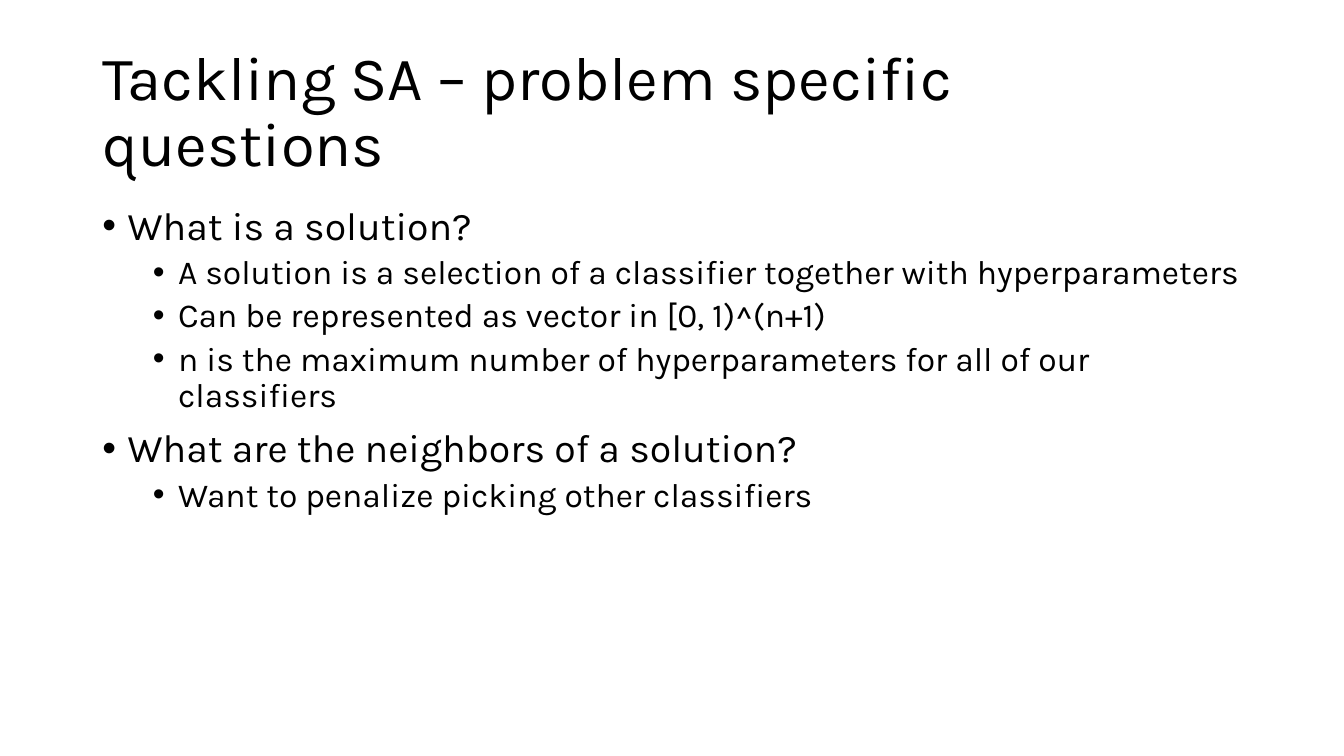
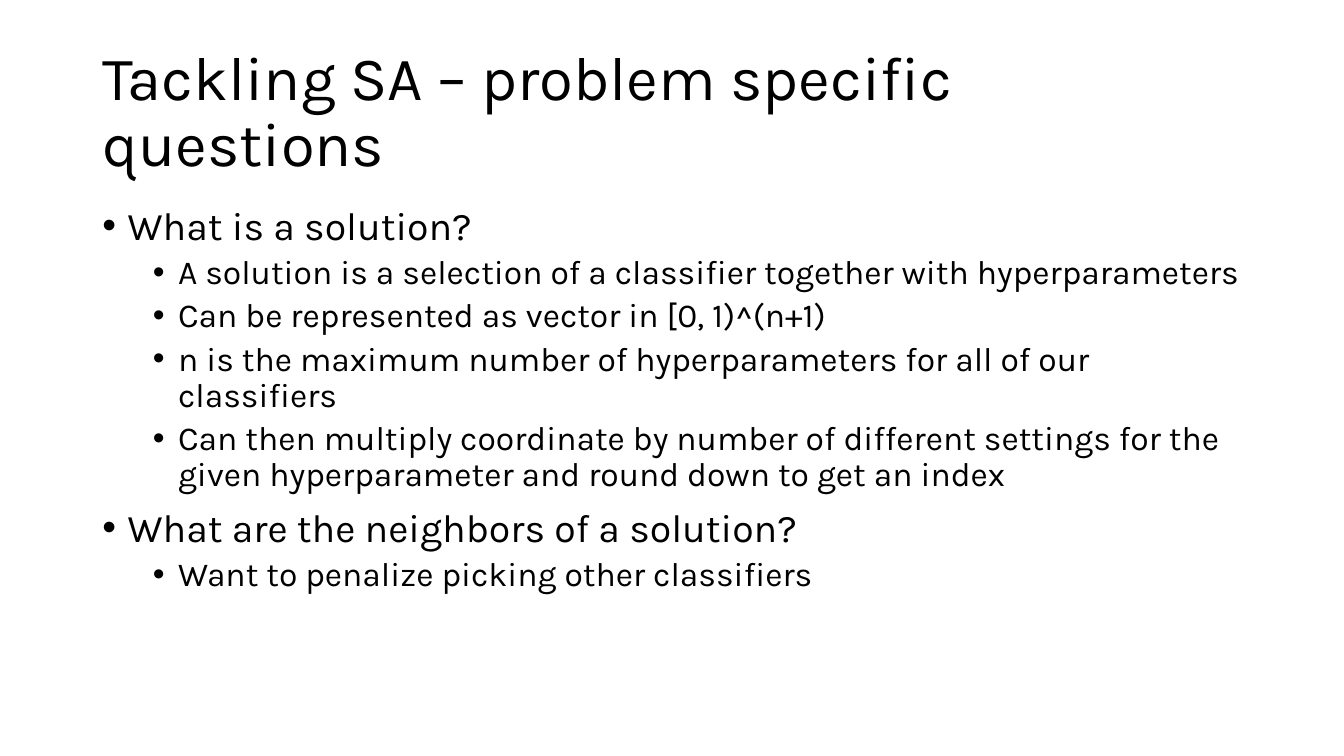
Before and after one commit to amanfc7/Machine-Learaning, a slide deck: slide 2 of ex3/TODO_presentation_ex_3.pptx. Drawn at 1344x756 pixels with LibreOffice and Linux fonts; fonts in the diff are those of the drawing. Boxes give left, top, right and bottom in pixels: in the first picture for what was removed or moved away, otherwise in the second. Text is boxed around its words. In the diff, an @@ line names an element or a change of style, - is before the commit and + after.

```diff
--- a/ex3/TODO_presentation_ex_3.pptx
+++ b/ex3/TODO_presentation_ex_3.pptx
@@ text at bbox=[178, 427, 1219, 495]: paragraph added @@
+  • Can then multiply coordinate by number of different settings for the given hyperparameter and round down to get an index
```
Also in this commit, not shown: 1 other slide changed, 1 other file.
